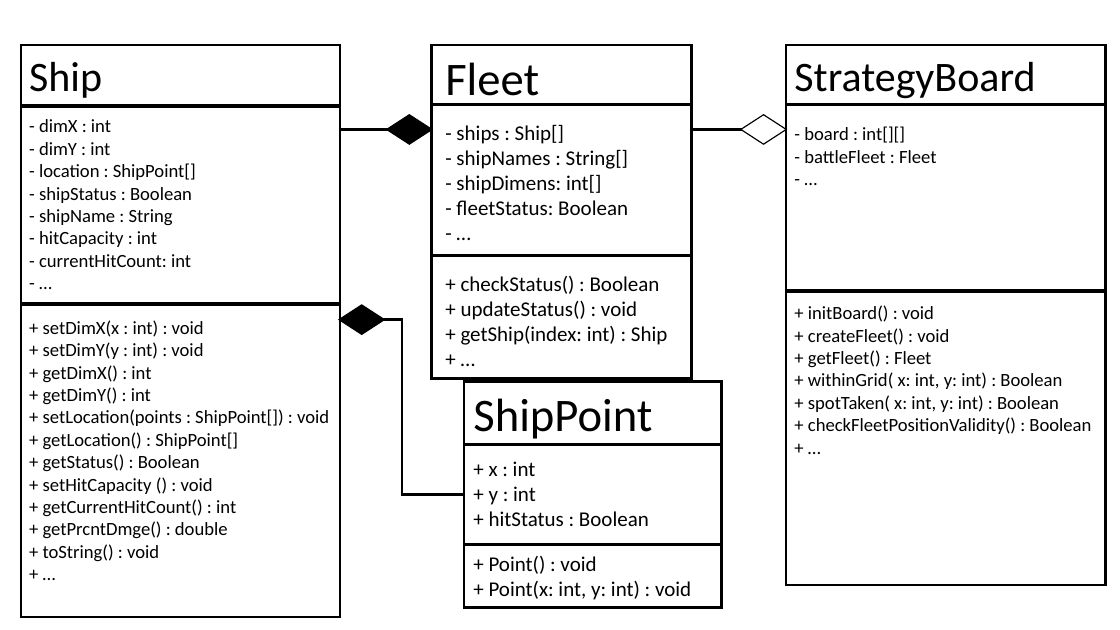
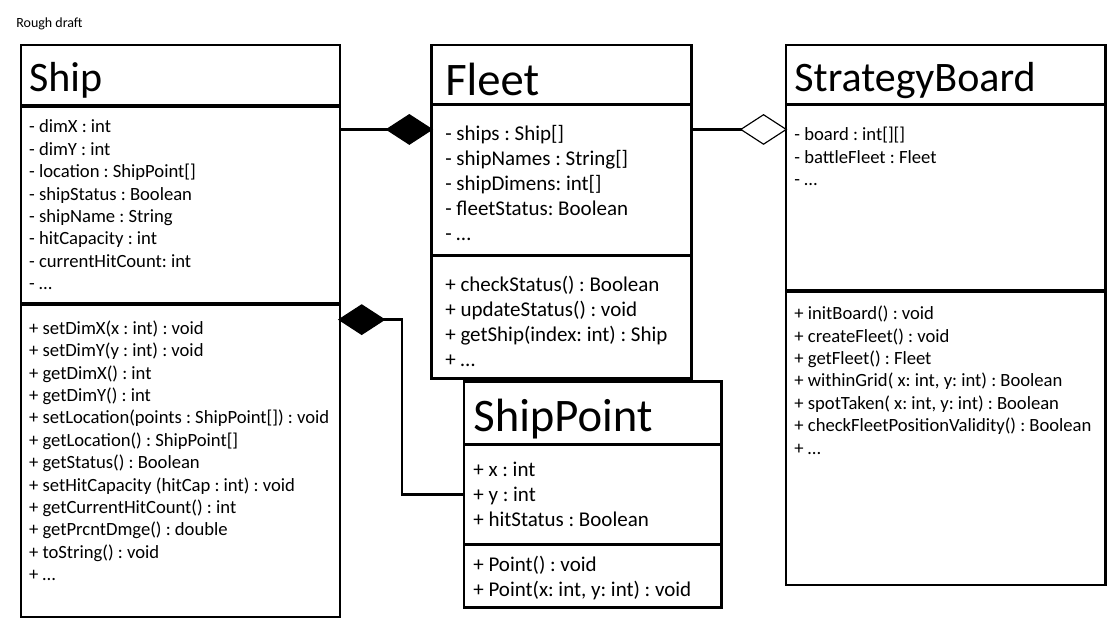
Before and after one commit to RedPanda8765/BattleshipFinal, a slide deck: slide 17 of personal notes (remove after build complete)/UML_Class Diagram.pptx (slide 1 before the commit). Drawn at 1120x630 pixels with LibreOffice and Linux fonts; fonts in the diff are those of the drawing. Boxes give left, top, right and bottom in pixels: in the first picture for what was removed or moved away, otherwise in the second. Text is boxed around its words. In the diff, an @@ line names an element or a change of style, - is before the commit and + after.

```diff
--- a/personal notes (remove after build complete)/UML_Class Diagram.pptx
+++ b/personal notes (remove after build complete)/UML_Class Diagram.pptx
@@ text added at box(16, 17, 82, 30), 12 pt, text #000000 @@
+Rough draft
@@ text at box(43, 477, 295, 494): text changed @@
-+ setHitCapacity () : void
++ setHitCapacity (hitCap : int) : void
```
Also in this commit, not shown: 6 other slides changed, 12 slides added, 2 slides removed, 10 other files.
